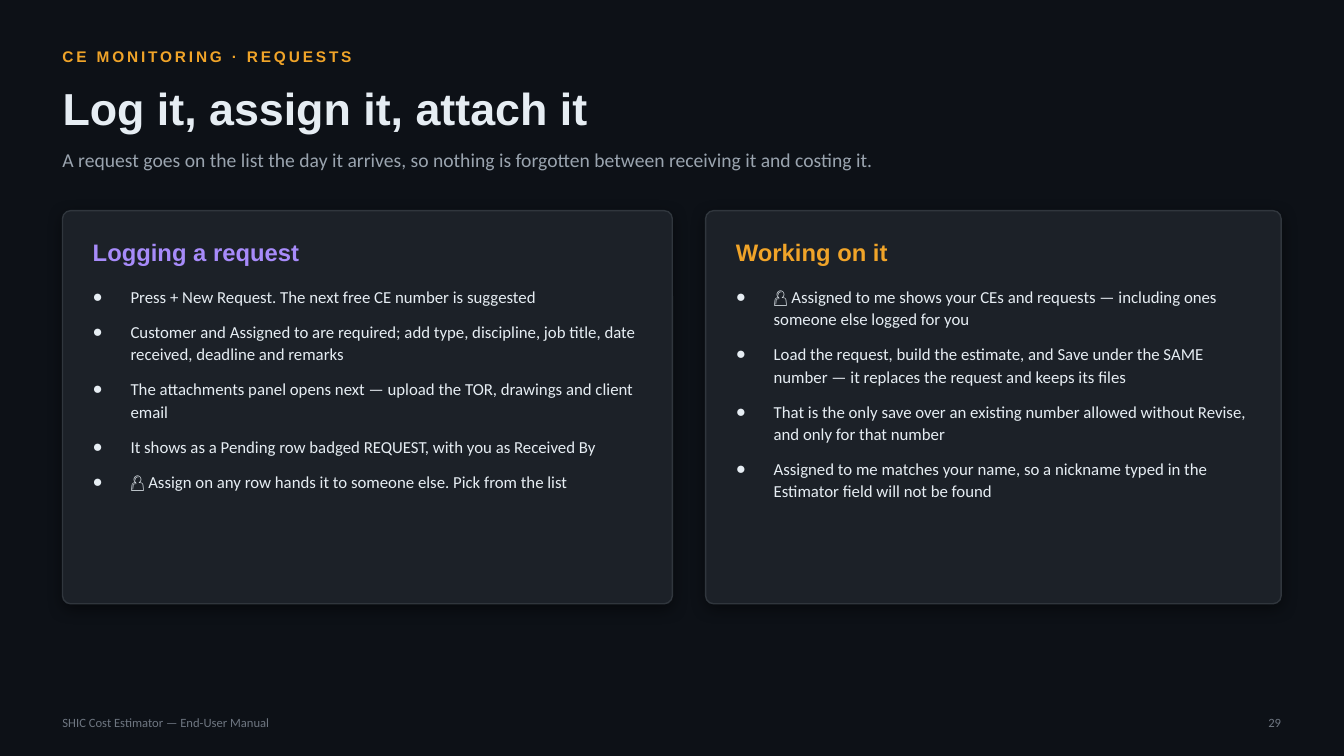
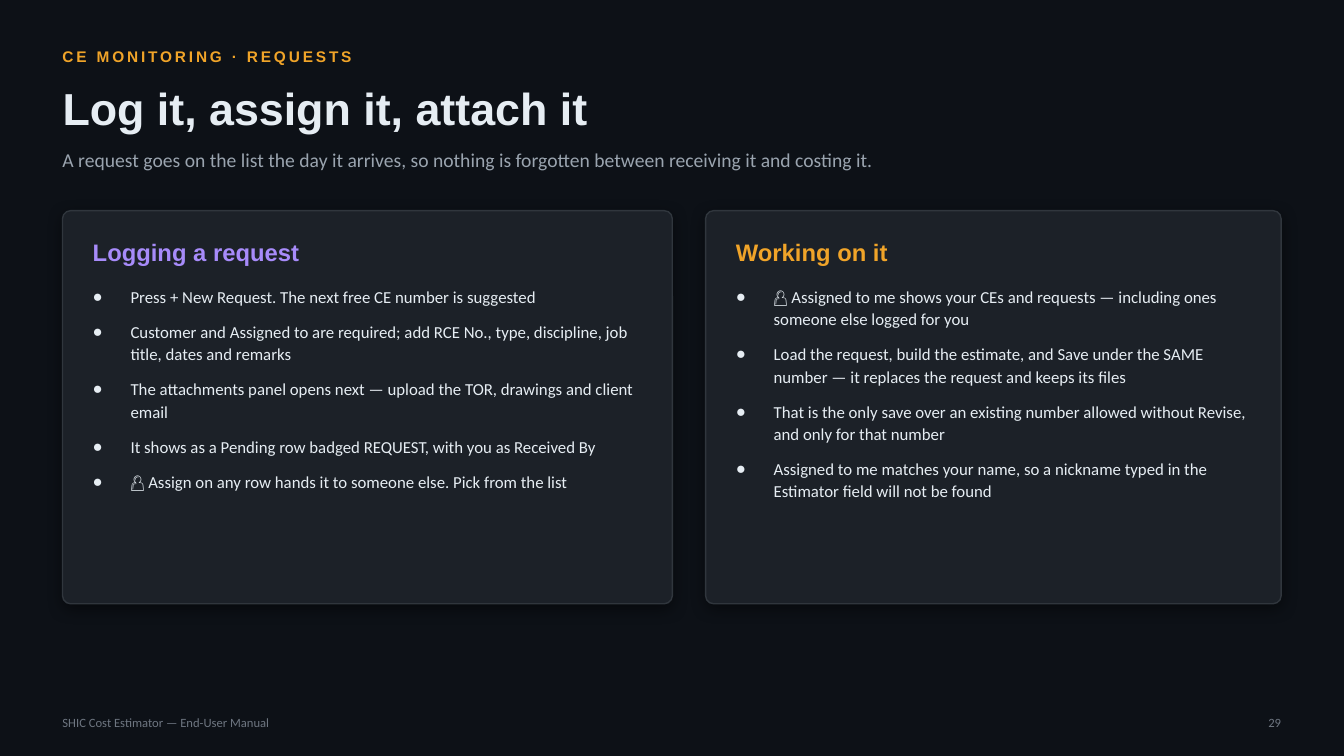
Before and after one commit to SYNERCORE/CostEstimation, a slide deck: slide 29 of docs/SHIC-Cost-Estimator-User-Manual.pptx. Drawn at 1344x756 pixels with LibreOffice and Linux fonts; fonts in the diff are those of the drawing. Boxes give left, top, right and bottom in pixels: in the first picture for what was removed or moved away, otherwise in the second. Text is boxed around its words. In the diff, an @@ line names an element or a change of style, - is before the commit and + after.

```diff
--- a/docs/SHIC-Cost-Estimator-User-Manual.pptx
+++ b/docs/SHIC-Cost-Estimator-User-Manual.pptx
@@ text at (131,326,628,362): text changed @@
-● Customer and Assigned to are required; add type, discipline, job title, date received, deadline and remarks
+● Customer and Assigned to are required; add RCE No., type, discipline, job title, dates and remarks
```
Also in this commit, not shown: 4 other slides changed.
